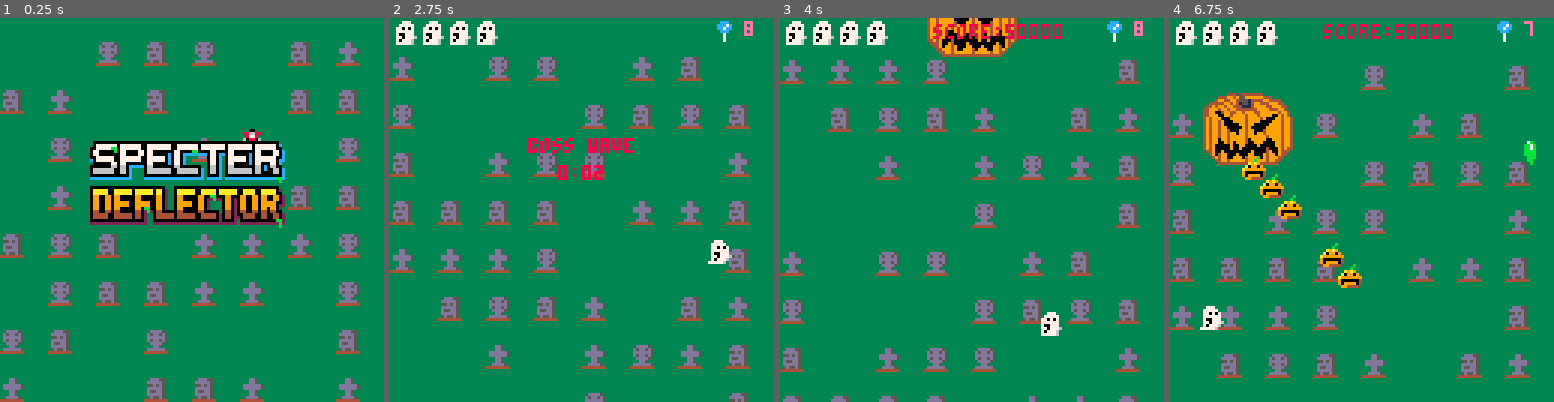
Above: before the commit, frames 1-4 (left to right).
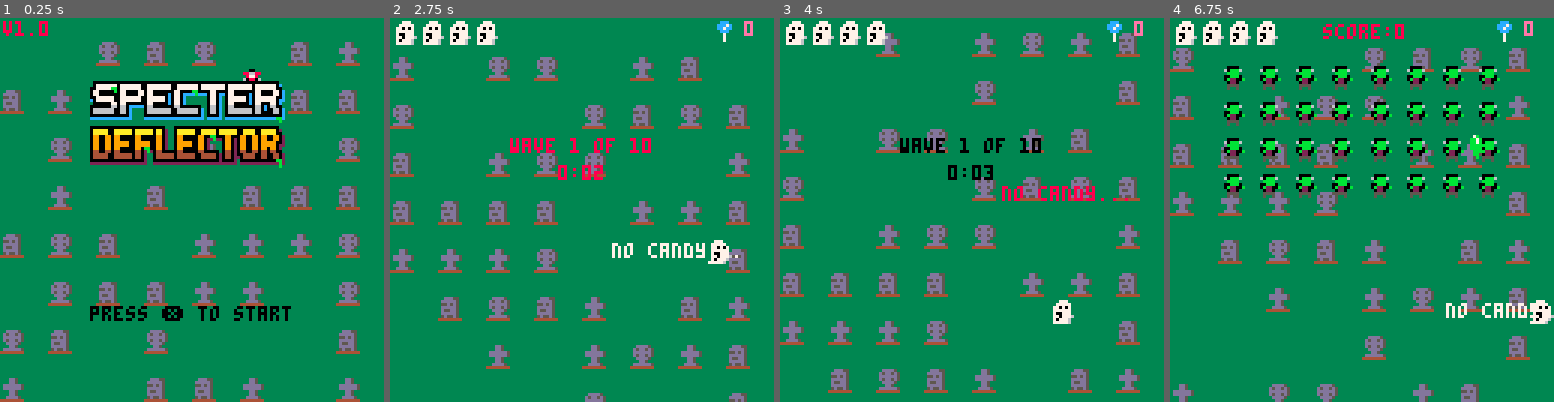
Above: after the commit, the same moments.

Repository: st0k3r/specter_deflector
Game: PICO-8 cartridge specter_deflector.p8
Two runs of this game, one before a commit and one after it. Both use one fixed random seed, a clock stepped at 60 frames per second and the inputs below.
Inputs:
- Up to frame 1 (0.25 s): no input
- Up to frame 2 (2.75 s): tap X (X key) at 0.33, 1.07, 1.85 s; tap O (Z key) at 0.7, 1.7, 2.1, 2.5 s; hold Right 1.6-2.1 s; hold Up 2.15-2.42 s; hold Right from 2.47 s (still down)
- Up to frame 3 (4 s): tap O (Z key) at 2.9, 3.3, 3.7 s; tap X (X key) at 2.97 s; release Right at 3.03 s; hold Left 3.08-3.58 s; hold Down 3.63-3.97 s
- Up to frame 4 (6.75 s): hold Right 4.02-4.68 s; tap X (X key) at 4.08, 5.2, 6.32 s; tap O (Z key) every 0.4 s from 4.1 to 6.5 s; hold Up 4.73-5.03 s; hold Left 5.08-5.68 s; hold Down 5.73-6.03 s; hold Right 6.08-6.58 s; hold Right from 6.63 s (still down)

The runs differ from the first frame. In frame 1, 17% of the frame differs, in the area x 0-76%, y 0-79%; in frame 2, 1.1%; in frame 3, 24%; in frame 4, 29%, in the area x 0-100%, y 1-100%.

Commit message:
Revert debugging stuff for release

Diff:
--- a/main.lua
+++ b/main.lua
@@ -587,16 +587,13 @@
 	cls(3)
 	draw_graveyard()
 
-	--print(version,1,1,8)
-	--spr(peaker_spr, peakerx, 19+sin(time()/3)*4)
-	spr(peaker_spr, peakerx, 39+sin(time()/3)*4)
+	print(version,1,1,8)
+	spr(peaker_spr, peakerx, 19+sin(time()/3)*4)
 	if(sin(time()/3)>0.5) then
 		peaker_spr=rnd(peaker_spr_array)
 	end
-	--spr(135, 27, 20, 9, 4)
-	spr(135, 27, 40, 9, 4)
-
-	--[[if highscore>0 then
+	spr(135, 27, 20, 9, 4)
+	if highscore>0 then
 		center_print("high score:",64,56,8)
 		center_print(make_score(highscore),64,64,8)
 	end
@@ -604,7 +601,7 @@
 		center_print("high time:",64,72,8)
 		center_print(format_time(hightime),64,80,8)
 	end
-	print("press ❎ to start",30,96,blink())]]--
+	print("press ❎ to start",30,96,blink())
 end
 
 --draws game over / win screen - called when mode is "over" or "win"
@@ -659,7 +656,7 @@
 --called to start gameplay
 function start_game()
 	music(6)
-	wave=10
+	wave=0
 	timer_seconds=0
 	endless=false
 	level=0
@@ -667,7 +664,7 @@
 	next_wave()
 
 	ghost=makespr{spr=2,x=60,y=90}
-	controlled_timer,bullet_timer,muzzle,score,bombs,next_fire,invul=0,0,0,500,8,0,0
+	controlled_timer,bullet_timer,muzzle,score,bombs,next_fire,invul=0,0,0,0,0,0,0
 	max_lives=4
 	lives=4
 
